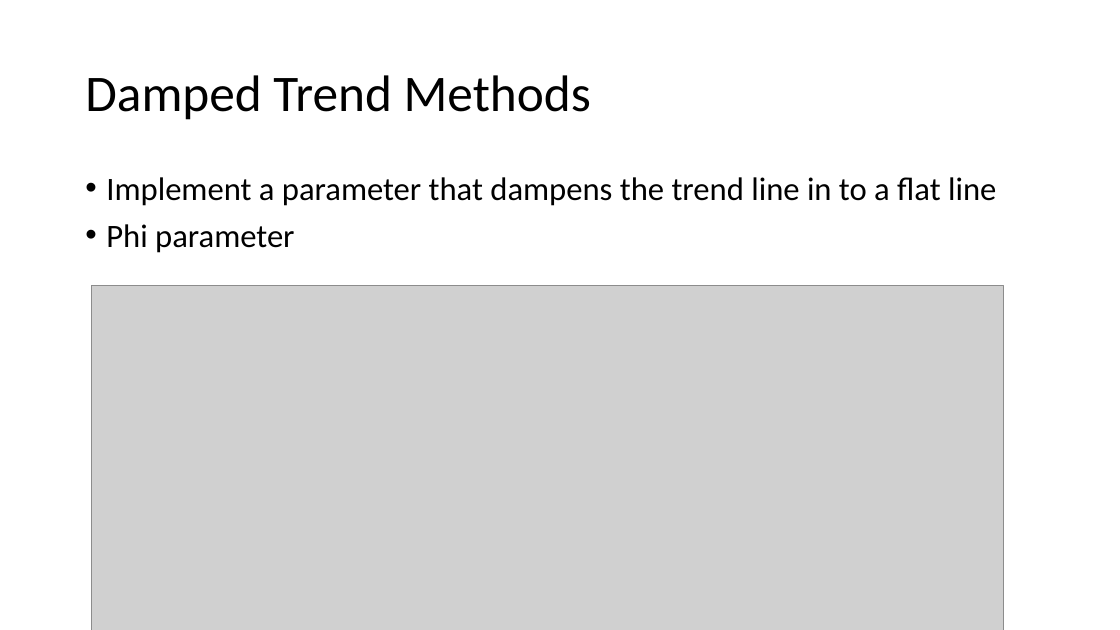
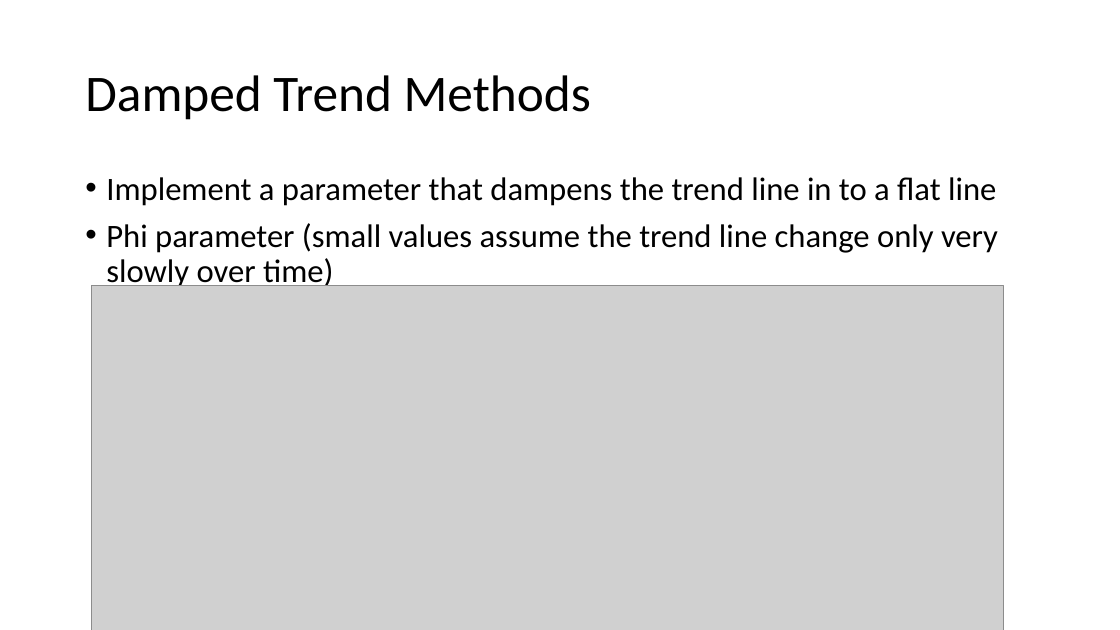
Before and after one commit to flcamacho/simulation_2019_2, a slide deck: slide 13 of presentations/timeseries.pptx. Drawn at 1120x630 pixels with LibreOffice and Linux fonts; fonts in the diff are those of the drawing; grey boxes stand for pictures. Boxes give left, top, right and bottom in pixels: in the first picture for what was removed or moved away, otherwise in the second. Text is boxed around its words. In the diff, an @@ line names an element or a change of style, - is before the commit and + after.

```diff
--- a/presentations/timeseries.pptx
+++ b/presentations/timeseries.pptx
@@ text at (x1=106, y1=223, x2=998, y2=290): text changed @@
-• Phi parameter
+• Phi parameter (small values assume the trend line change only very slowly over time)
```
Also in this commit, not shown: 5 slides added, 3 other files.
